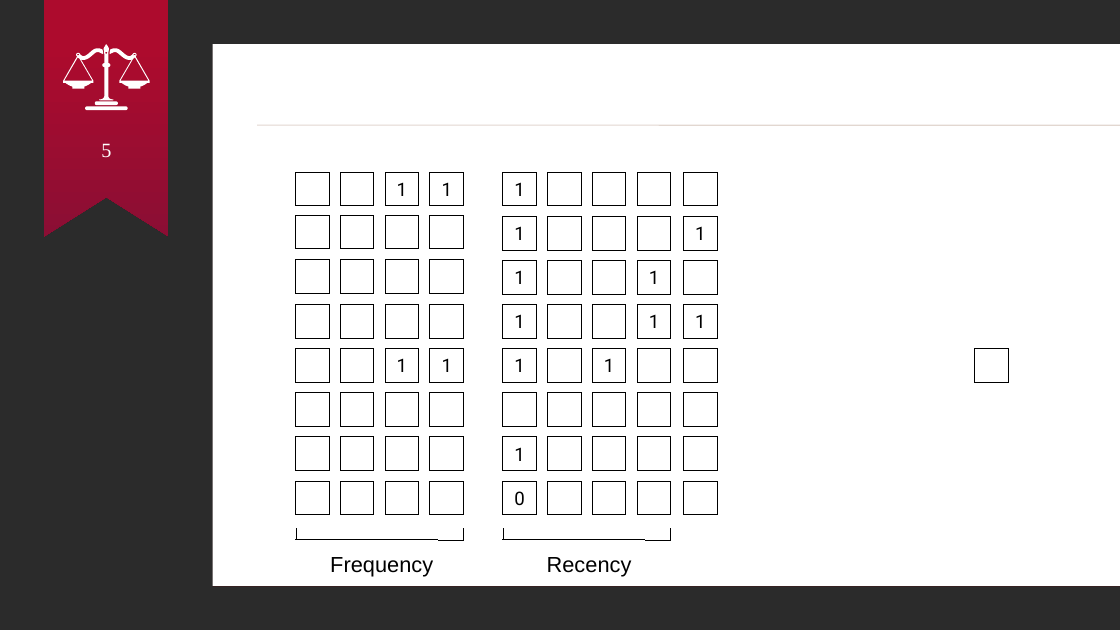
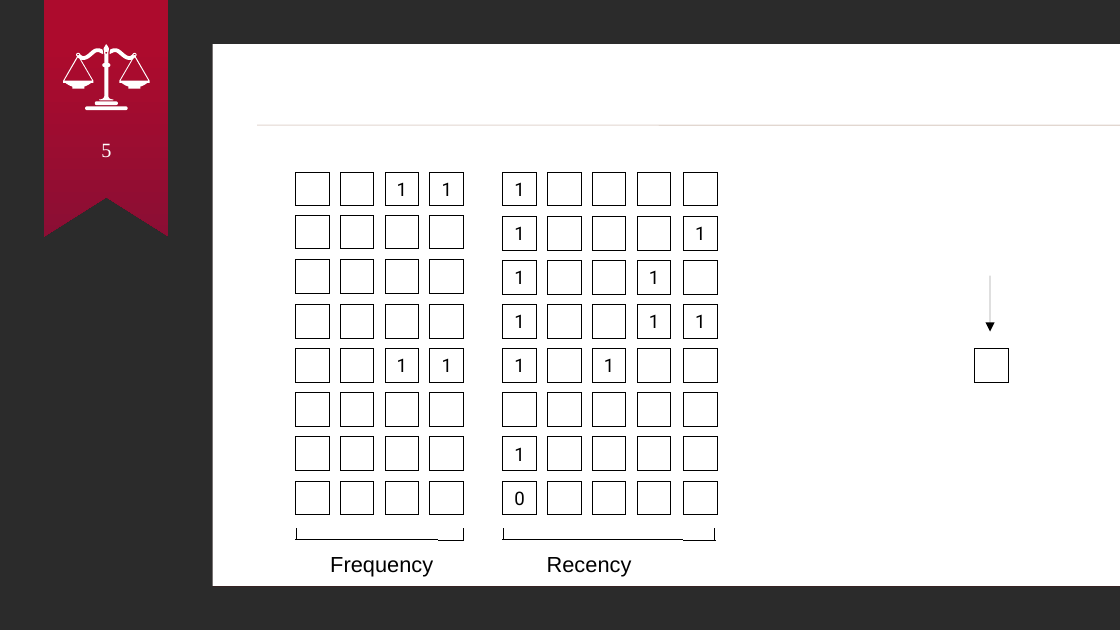
Before and after one commit to OptimistLabyrinth/ubuntu16.04, a slide deck: slide 5 of DPARK_office/NEW_IDEAS/v03/NEW_IDEA_v3.odp. Drawn at 1120x630 pixels with LibreOffice and Linux fonts; fonts in the diff are those of the drawing; background and template pictures are left out; a plain dark background stands for a picture behind light text. Boxes give left, top, right and bottom in pixels: in the first picture for what was removed or moved away, otherwise in the second. Text is boxed around its words. In the diff, an @@ line names an element or a change of style, - is before the commit and + after.

```diff
--- a/DPARK_office/NEW_IDEAS/v03/NEW_IDEA_v3.odp
+++ b/DPARK_office/NEW_IDEAS/v03/NEW_IDEA_v3.odp
@@ arrow added from (990, 276) to (990, 332), #000000 0 pt @@
@@ line moved from (671, 540) - (671, 529) to (715, 540) - (715, 529) @@
@@ line moved from (503, 540) - (671, 540) to (503, 540) - (716, 540) @@
```
Also in this commit, not shown: 31 slides removed, 77 other files.
